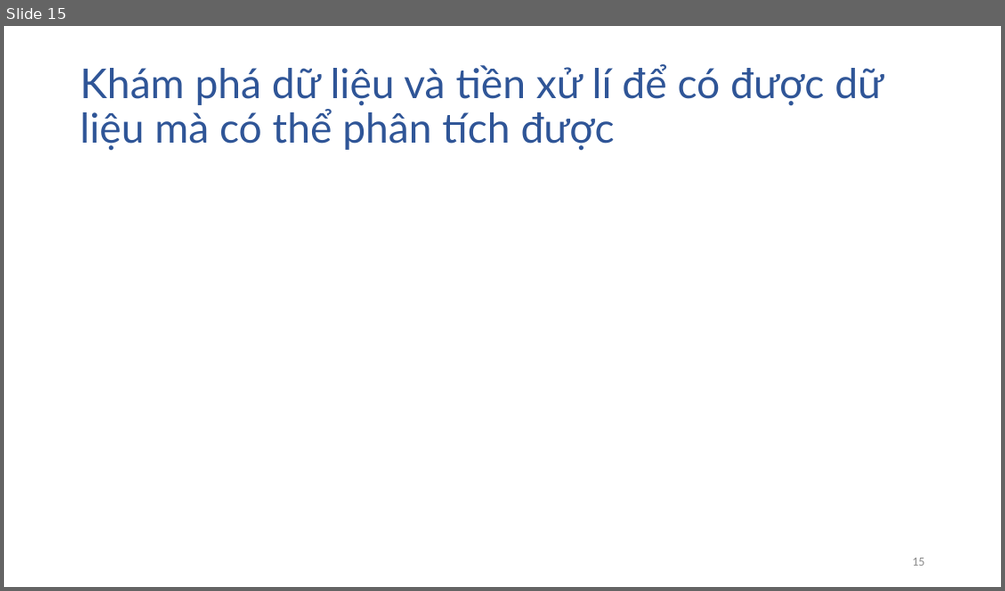
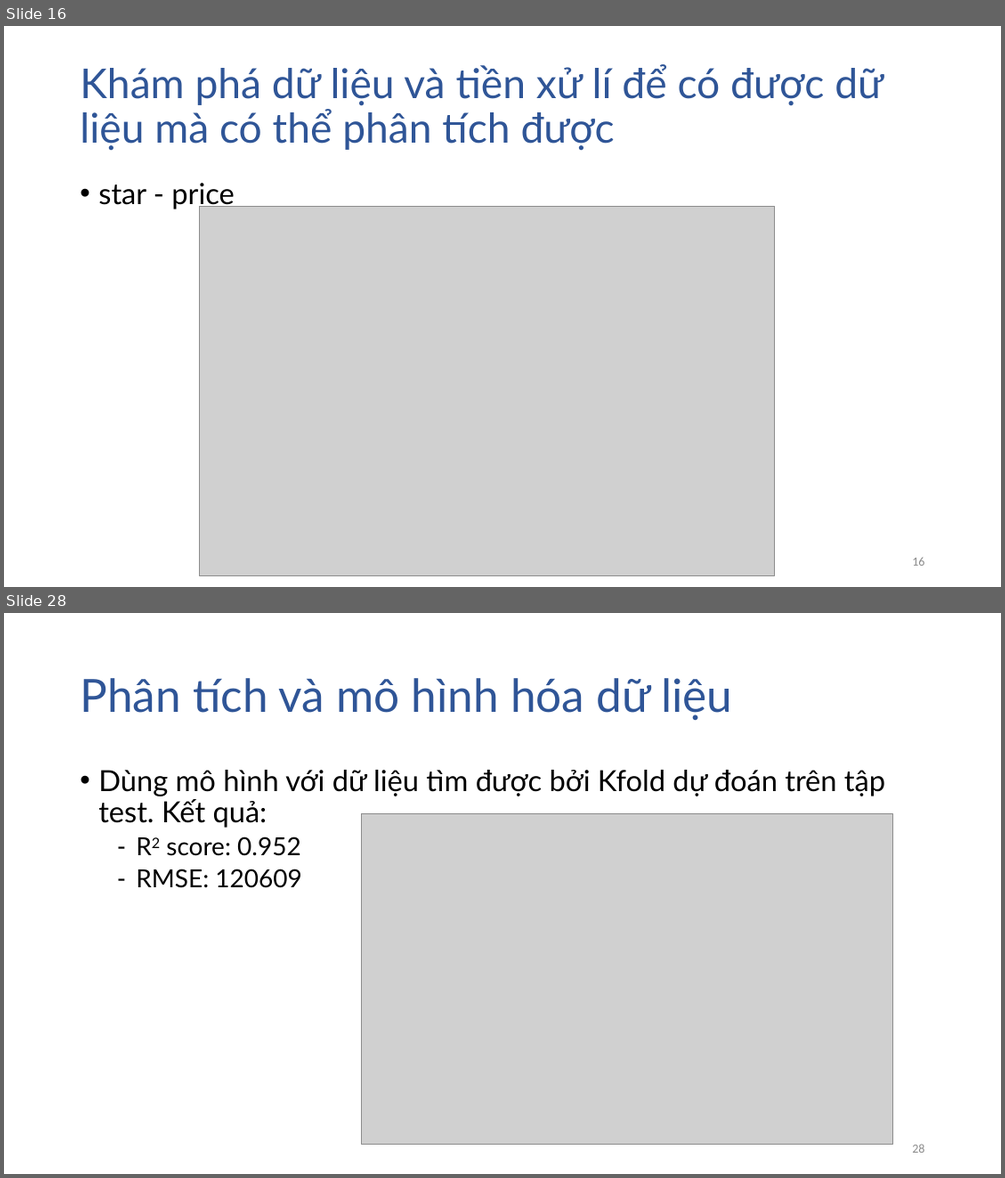
Before and after one commit to dtphat97/DataScienceFinal, a slide deck: Slide.pptx. Shown one above the other, each under a label of ours: slide 15 before the commit, slides 16 and 28 after it; the slides between them are not shown. The pictures are 1005x591 and 1005x1178 pixels, drawn with LibreOffice and Linux fonts; fonts in the diff are those of the drawing; grey boxes stand for pictures. Boxes give left, top, right and bottom in pixels: in the first picture for what was removed or moved away, otherwise in the second. Text is boxed around its words. In the diff, an @@ line names an element or a change of style, - is before the commit and + after.

```diff
--- a/Slide.pptx
+++ b/Slide.pptx
@@ slide 28 added at box(4, 613, 1001, 1174), background #FFFFFF @@
@@ title added at box(80, 678, 732, 720), 44 pt, text #2F5597 @@
+Phân tích và mô hình hóa dữ liệu
@@ text added at box(98, 770, 885, 888), 28 pt, text #000000 @@
+• Dùng mô hình với dữ liệu tìm được bởi Kfold dự đoán trên tập test. Kết quả:
+  – R2 score: 0.952
+  – RMSE: 120609
@@ picture added at box(362, 813, 892, 1144) @@
@@ page number added at box(912, 1143, 924, 1152), 12 pt, text #8C8C8C @@
+28
@@ what was slide 15 is now slide 16 @@
@@ slide 16 changed as well @@
@@ text added at box(98, 183, 235, 209), 28 pt, text #000000 @@
+• star - price
@@ picture added at box(199, 206, 775, 576) @@
```
Also in this commit, not shown: 5 other slides changed, 11 other slides added.
